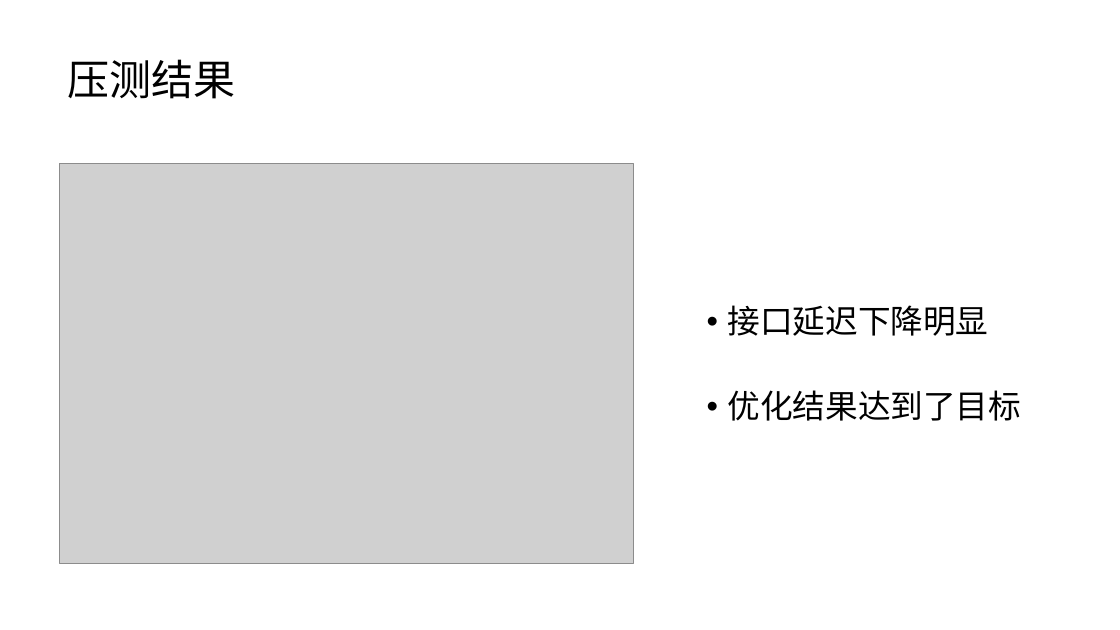
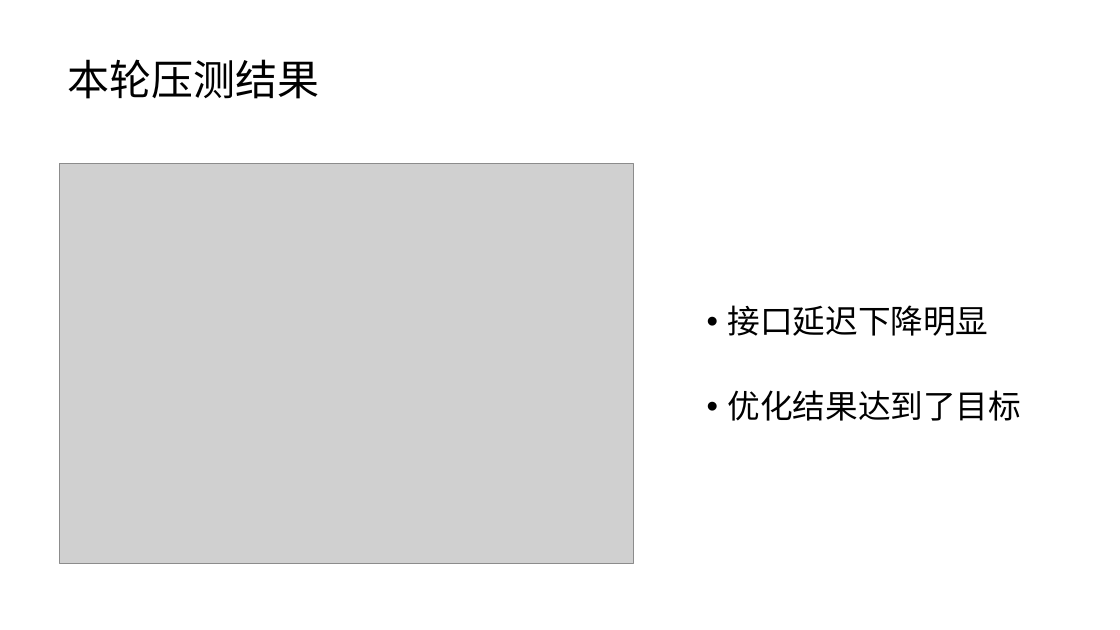
Before and after one commit to Rexixe1993/-, a slide deck: slide 9 of D99压测分享会.pptx. Drawn at 1120x630 pixels with LibreOffice and Linux fonts; fonts in the diff are those of the drawing; grey boxes stand for pictures. Boxes give left, top, right and bottom in pixels: in the first picture for what was removed or moved away, otherwise in the second. Text is boxed around its words. In the diff, an @@ line names an element or a change of style, - is before the commit and + after.

```diff
--- a/D99压测分享会.pptx
+++ b/D99压测分享会.pptx
@@ title at box(67, 59, 319, 99): text changed @@
-压测结果
+本轮压测结果
```
Also in this commit, not shown: 7 other slides changed, 2 slides added.
